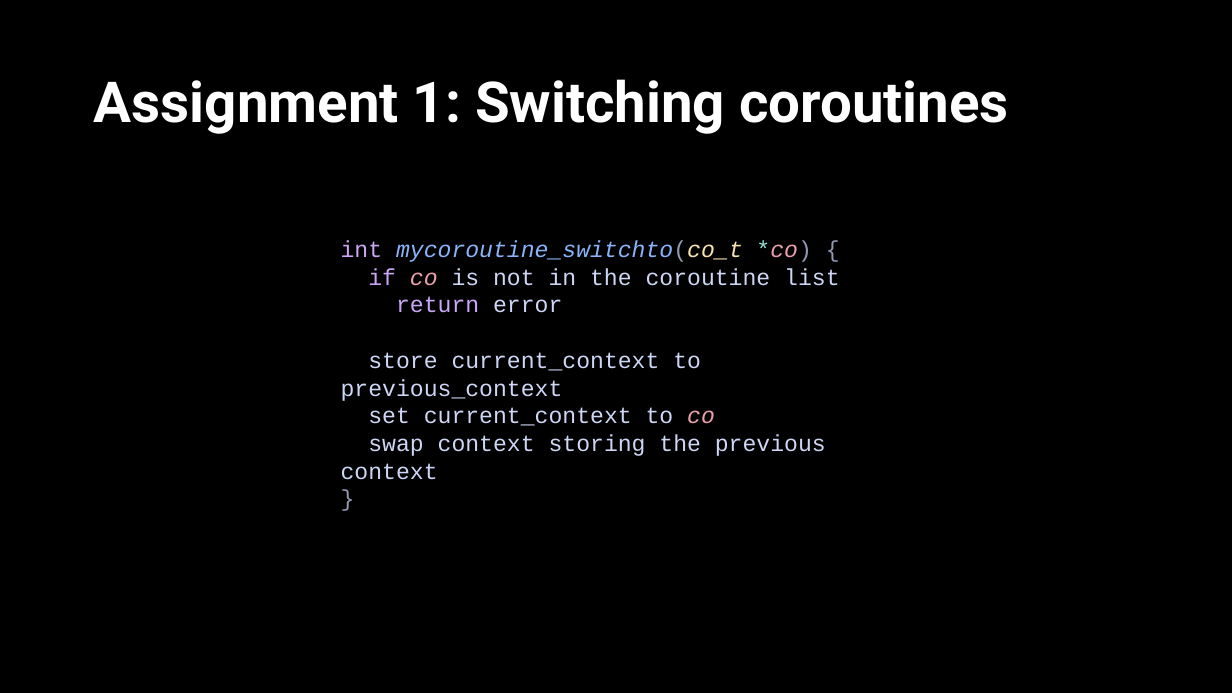
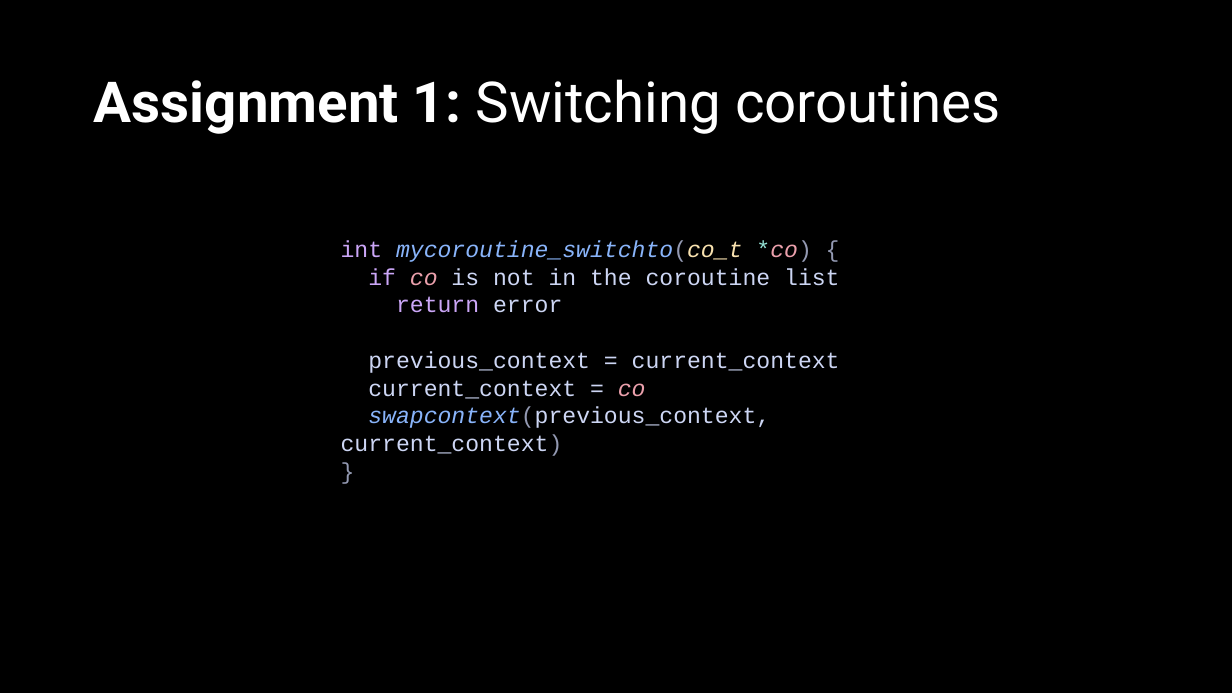
Before and after one commit to ACrispyCookie/ECE321-Concurrent-Programming, a slide deck: slide 6 of Project4/G9-4.pptx. Drawn at 1232x693 pixels with LibreOffice and Linux fonts; fonts in the diff are those of the drawing. Boxes give left, top, right and bottom in pixels: in the first picture for what was removed or moved away, otherwise in the second. Text is boxed around its words. In the diff, an @@ line names an element or a change of style, - is before the commit and + after.

Commit message:
Updated powerpoint presentation

```diff
--- a/Project4/G9-4.pptx
+++ b/Project4/G9-4.pptx
@@ title "Assignment 1: Switching coroutines" at (94,79,1001,134): bold off in "Switching coroutines" @@
@@ text at (341,351,840,456): text changed @@
-store current_context to previous_context
-set current_context to co
-swap context storing the previous context
+previous_context = current_context
+current_context = co
+swapcontext(previous_context, current_context)
```
Also in this commit, not shown: 5 other slides changed, 27 slides added, 6 other files.
